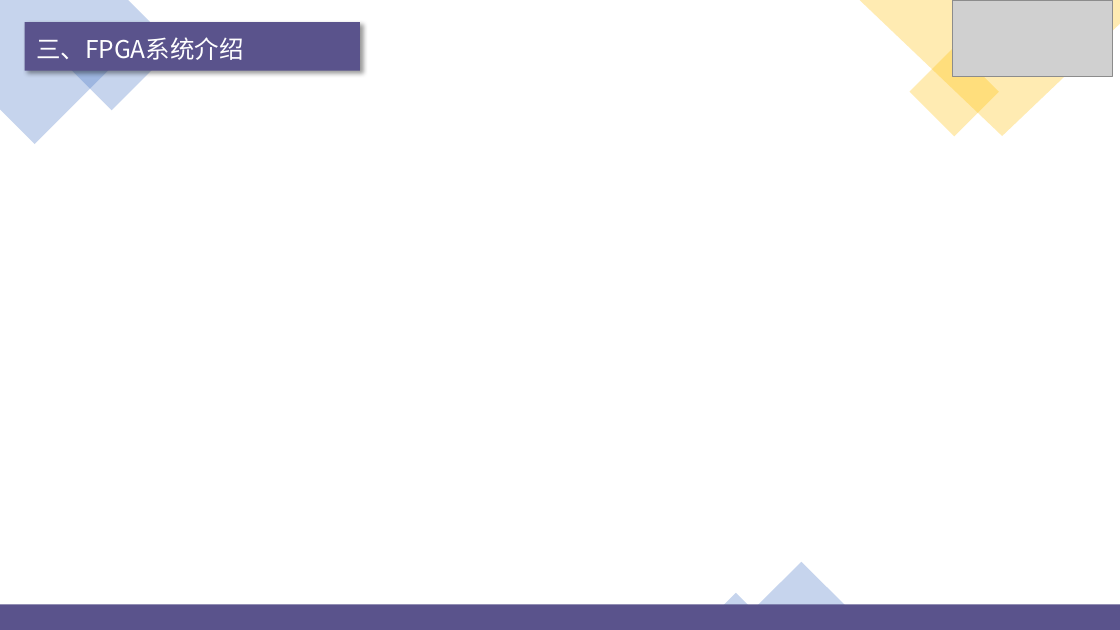
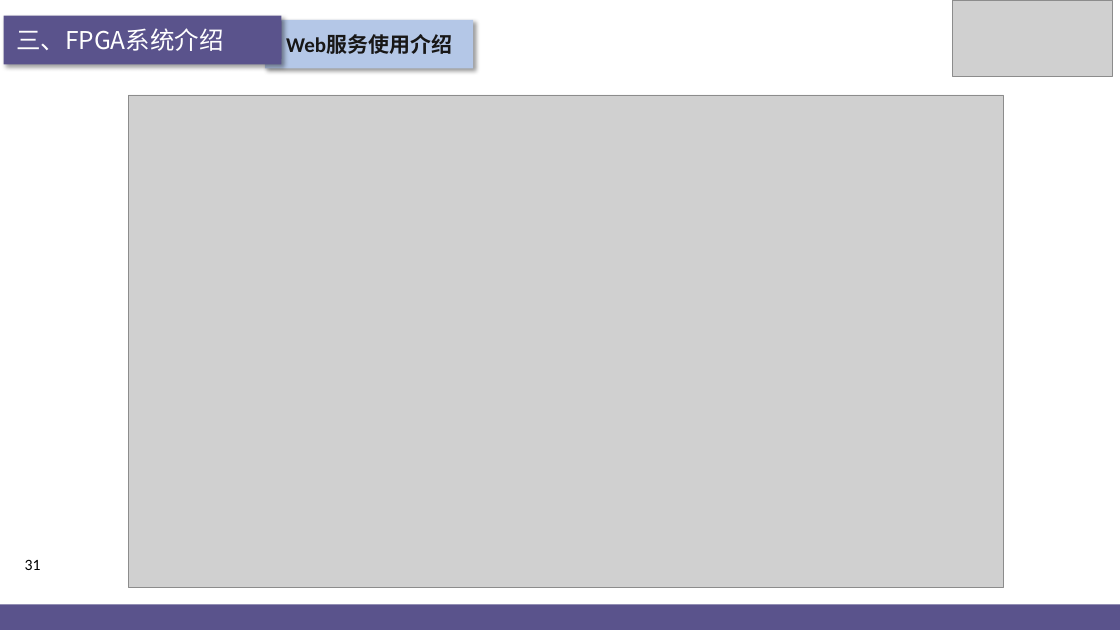
Before and after one commit to jjyy-Huang/LoG-UTE-RAISR-Doc, a slide deck: slide 31 of PPT.pptx (slide 26 before the commit). Drawn at 1120x630 pixels with LibreOffice and Linux fonts; fonts in the diff are those of the drawing; grey boxes stand for pictures; background and template pictures are left out. Boxes give left, top, right and bottom in pixels: in the first picture for what was removed or moved away, otherwise in the second. Text is boxed around its words. In the diff, an @@ line names an element or a change of style, - is before the commit and + after.

```diff
--- a/PPT.pptx
+++ b/PPT.pptx
@@ freeform shape removed at [0, 0, 154, 144] @@
@@ rectangle: place and size @@
-rectangle at [24, 22, 360, 71]
+rectangle at [3, 16, 281, 65]
@@ text "三、FPGA系统介绍" rewrapped from [28, 29, 275, 67] to [16, 28, 224, 51] @@
@@ rectangle removed at [70, 26, 154, 111] @@
@@ rectangle added at [266, 20, 474, 69], fill #B4C7E7, 18 pt, text #181717, bold @@
+Web服务使用介绍
@@ freeform shape removed at [860, 0, 1120, 136] @@
@@ rectangle removed at [909, 47, 999, 137] @@
@@ picture added at [129, 95, 1003, 587] @@
@@ page number added at [25, 559, 41, 570], 13.5 pt, text #000000 @@
+31
@@ triangle removed at [733, 562, 870, 630] @@
@@ triangle removed at [699, 593, 774, 630] @@
```
Also in this commit, not shown: 1 other slide changed, 6 slides added, 2 other files.
